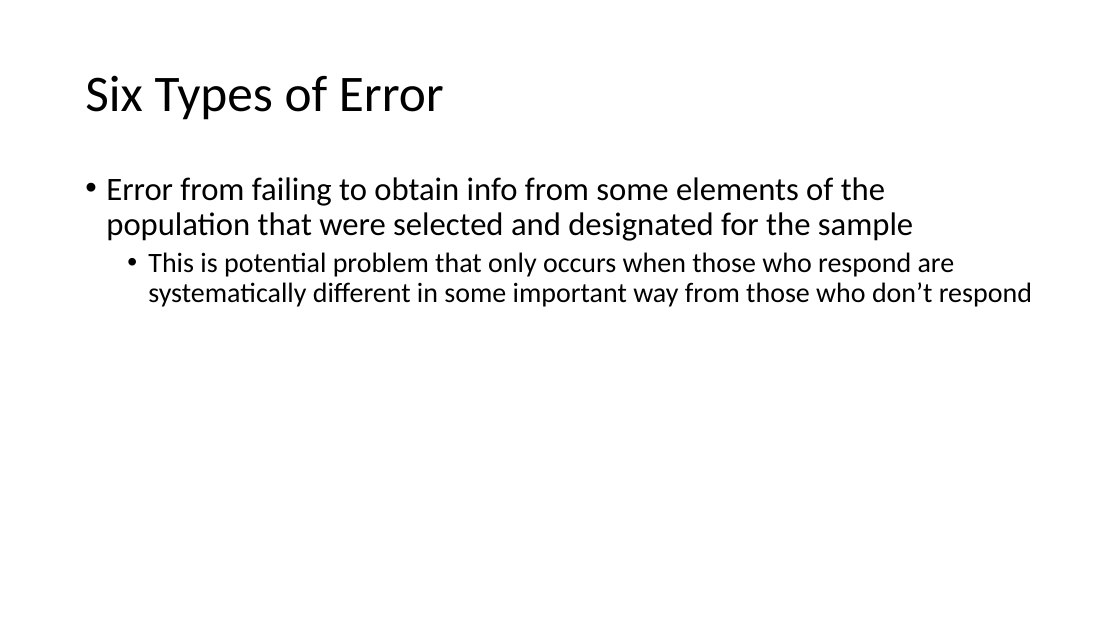
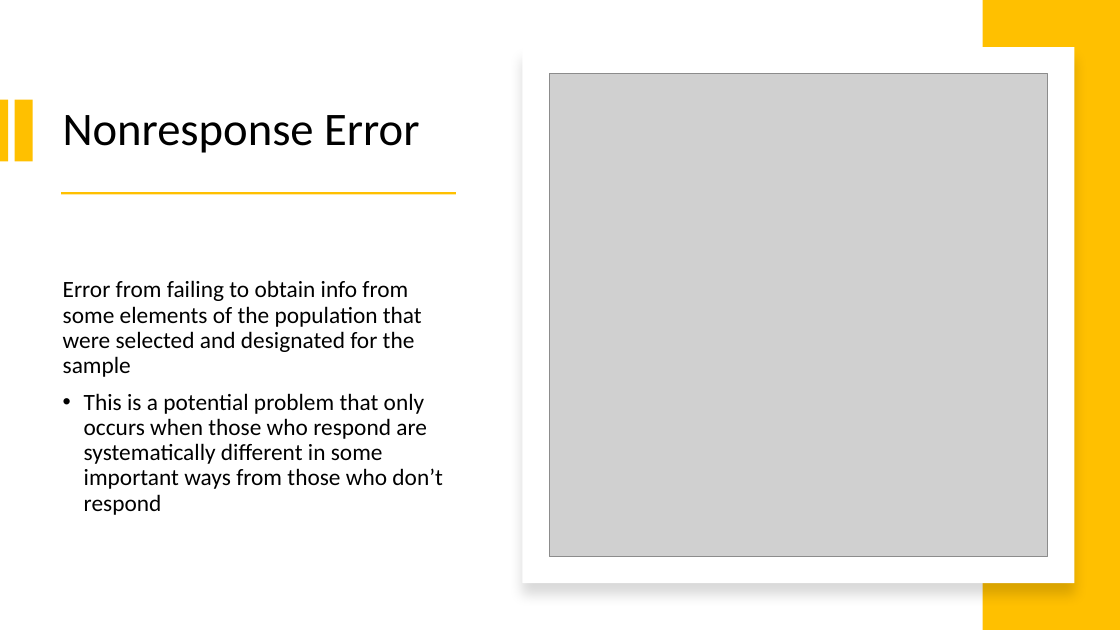
Before and after one commit to mikenguyen13/mar4050, a slide deck: slide 15 of lectures/7/Developing the sampling plan.pptx (slide 6 before the commit). Drawn at 1120x630 pixels with LibreOffice and Linux fonts; fonts in the diff are those of the drawing; grey boxes stand for pictures. Boxes give left, top, right and bottom in pixels: in the first picture for what was removed or moved away, otherwise in the second. Text is boxed around its words. In the diff, an @@ line names an element or a change of style, - is before the commit and + after.

```diff
--- a/lectures/7/Developing the sampling plan.pptx
+++ b/lectures/7/Developing the sampling plan.pptx
@@ rectangle added at [983,0,1120,630], fill #FFC000 @@
@@ rectangle added at [523,47,1075,583], fill #FFFFFF @@
@@ picture added at [549,73,1048,556] @@
@@ rectangle added at [0,99,8,161], fill #FFC000 @@
@@ rectangle added at [14,99,32,161], fill #FFC000 @@
@@ title at [63,115,419,153]: text changed; size 44 to 40 pt @@
-Six Types of Error
+Nonresponse Error
@@ rectangle added at [61,192,456,195], fill #FFC000 @@
@@ text "Error from failing to obtain ...": place and size @@
-text "Error from failing to obtain ..." at [106,177,1032,307]
+text "Error from failing to obtain ..." at [63,280,442,515]
@@ text "Error from failing to obtain ..." at [63,280,442,515]: vertical alignment top to middle @@
@@ text at [63,280,422,377]: size 28 to 20 pt in "Error from failing to obtain info from ..."; bullet • to none @@
@@ text at [84,393,442,515]: text changed; size 24 to 20 pt @@
-  • This is potential problem that only occurs when those who respond are systematically different in some important way from those who don’t respond
+• This is a potential problem that only occurs when those who respond are systematically different in some important ways from those who don’t respond
```
Also in this commit, not shown: 17 other slides changed, 13 slides added, 5 other files.
